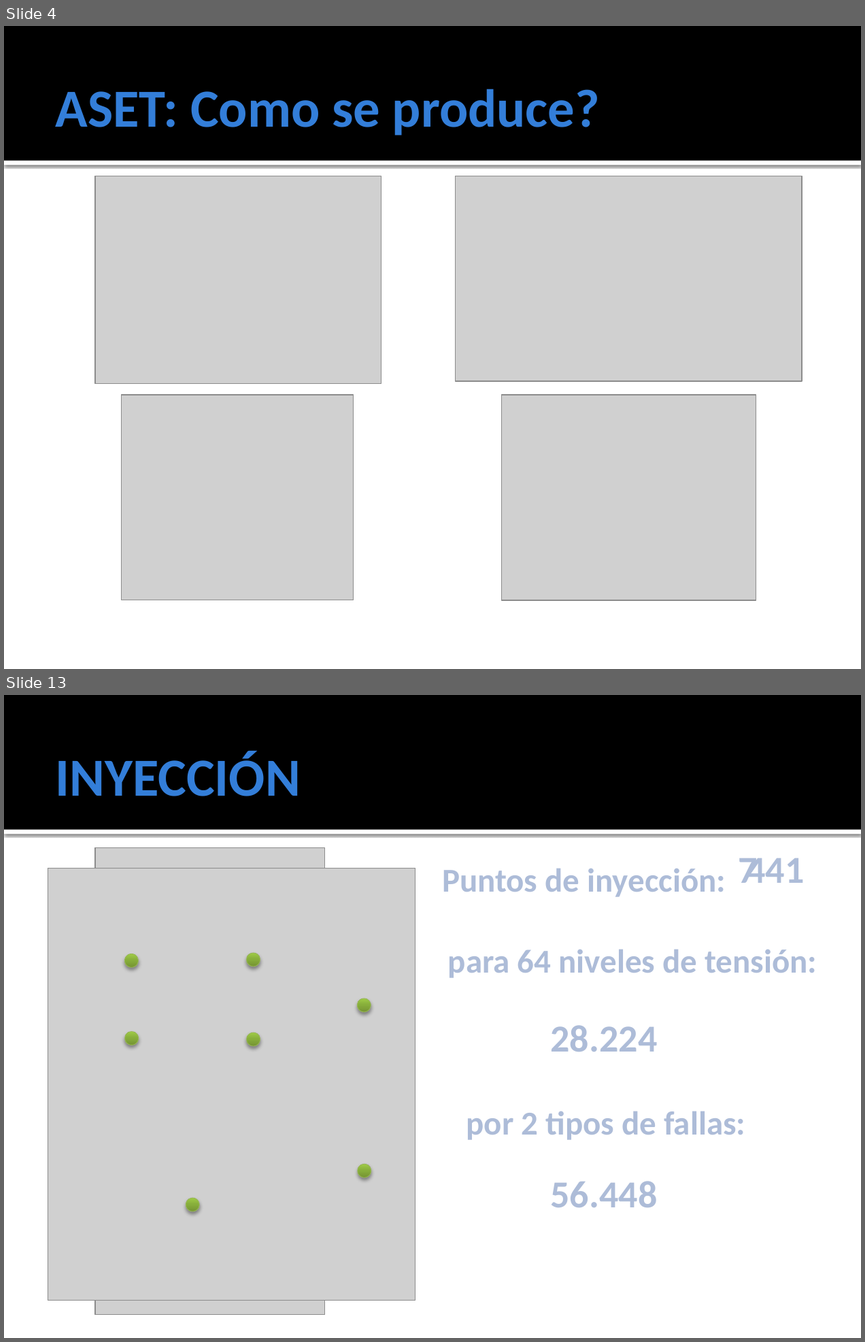
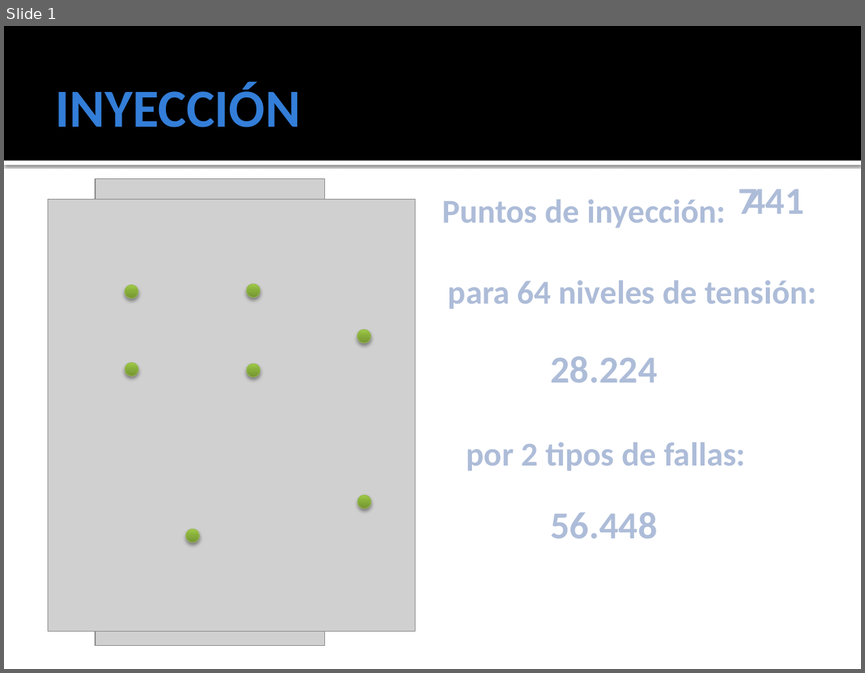
Before and after one commit to ginotkj/fiocs, a slide deck: Documentation/Documentacion/PRESENTACION_FACU.pptx. Shown one above the other, each under a label of ours: slides 4 and 13 before the commit, slide 1 after it; the slides between them are not shown. The pictures are 865x1342 and 865x673 pixels, drawn with LibreOffice and Linux fonts; fonts in the diff are those of the drawing; grey boxes stand for pictures. Boxes give left, top, right and bottom in pixels: in the first picture for what was removed or moved away, otherwise in the second. Text is boxed around its words. In the diff, an @@ line names an element or a change of style, - is before the commit and + after.

```diff
--- a/Documentation/Documentacion/PRESENTACION_FACU.pptx
+++ b/Documentation/Documentacion/PRESENTACION_FACU.pptx
@@ slide 4 removed at [4, 26, 861, 669], background #FFFFFF; not listed: 2 template elements that a slide beside it also shows @@
@@ title removed at [56, 89, 600, 135] @@
-ASET: Como se produce?
@@ picture removed at [95, 176, 381, 383] @@
@@ picture removed at [456, 176, 802, 381] @@
@@ picture removed at [122, 395, 353, 599] @@
@@ picture removed at [501, 395, 755, 600] @@
@@ what was slide 13 is now slide 1 @@
```
Also in this commit, not shown: 1 slide changed, 1 slide added, 12 other slides removed, 8 other files.
